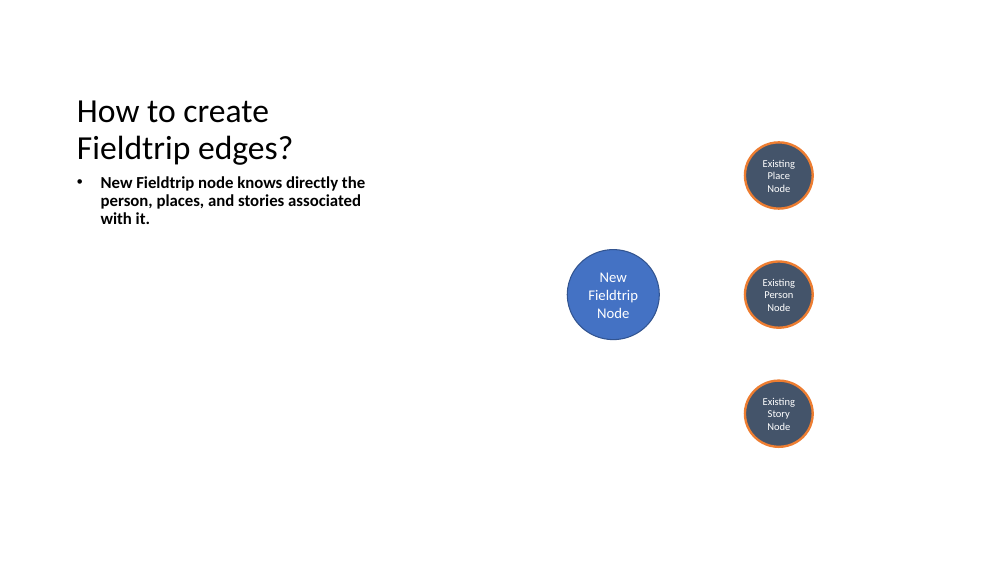
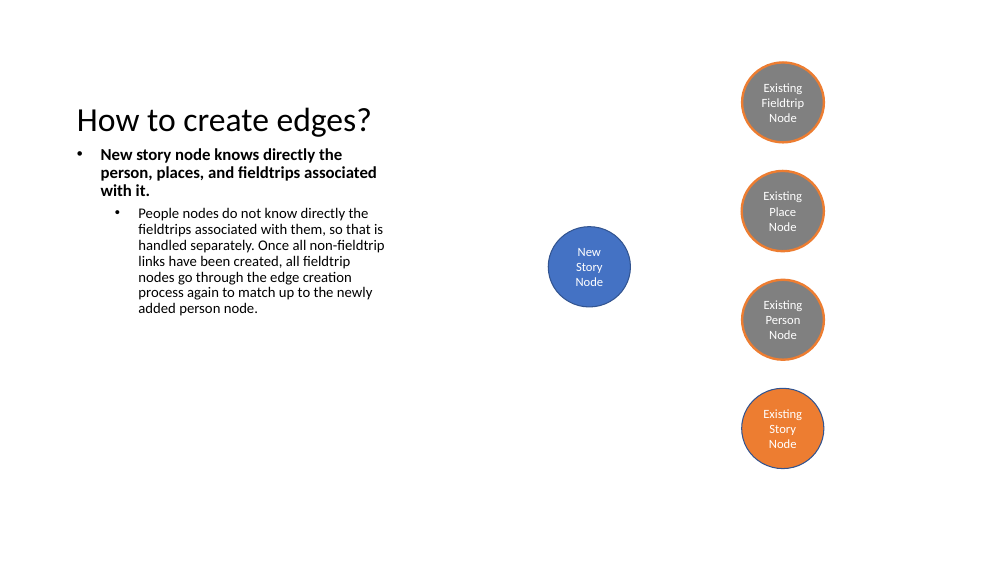
Before and after one commit to ScandinavianSection-UCLA/Nexus2, a slide deck: slide 3 of Documentation/UserNexus/How to Create Edges/UserNexusDocumentation.pptx (slide 7 before the commit). Drawn at 1008x567 pixels with LibreOffice and Linux fonts; fonts in the diff are those of the drawing. Boxes give left, top, right and bottom in pixels: in the first picture for what was removed or moved away, otherwise in the second. Text is boxed around its words. In the diff, an @@ line names an element or a change of style, - is before the commit and + after.

```diff
--- a/Documentation/UserNexus/How to Create Edges/UserNexusDocumentation.pptx
+++ b/Documentation/UserNexus/How to Create Edges/UserNexusDocumentation.pptx
@@ ellipse added at [743, 63, 824, 143], fill #808080, outline #ED7D31 2.25 pt, 12 pt, text #FFFFFF @@
+Existing Fieldtrip Node
@@ title at [77, 107, 372, 137]: text changed @@
-How to create Fieldtrip edges?
+How to create edges?
@@ text at [101, 148, 385, 316]: text changed; size 16 to 14 pt; bold off @@
-• New Fieldtrip node knows directly the person, places, and stories associated with it.
+• New story node knows directly the person, places, and fieldtrips associated with it.
+  • People nodes do not know directly the fieldtrips associated with them, so that is handled separately. Once all non-fieldtrip links have been created, all fieldtrip nodes go through the edge creation process again to match up to the newly added person node.
@@ ellipse "Existing Place Node" at [742, 171, 824, 251]: size 10 to 12 pt; fill #44546A to #808080 @@
@@ ellipse "Existing Place Node": place and size @@
-ellipse "Existing Place Node" at [745, 142, 813, 209]
+ellipse "Existing Place Node" at [742, 171, 824, 251]
@@ ellipse "New Story Node": place and size @@
-ellipse "New Story Node" at [567, 250, 659, 340]
+ellipse "New Story Node" at [548, 227, 631, 307]
@@ text in ellipse at [576, 248, 604, 286]: text changed; size 14 to 12 pt @@
-New Fieldtrip Node
+New Story Node
@@ ellipse "Existing Person Node": place and size @@
-ellipse "Existing Person Node" at [745, 262, 813, 328]
+ellipse "Existing Person Node" at [743, 280, 824, 360]
@@ ellipse "Existing Person Node" at [743, 280, 824, 360]: size 10 to 12 pt; fill #44546A to #808080 @@
@@ ellipse "Existing Story Node": place and size @@
-ellipse "Existing Story Node" at [745, 380, 813, 447]
+ellipse "Existing Story Node" at [742, 389, 824, 469]
@@ ellipse "Existing Story Node" at [742, 389, 824, 469]: size 10 to 12 pt; fill #44546A to #ED7D31; outline #ED7D31 2.25 pt to #325491 1 pt @@
```
Also in this commit, not shown: 5 other slides changed, 2 slides removed.
